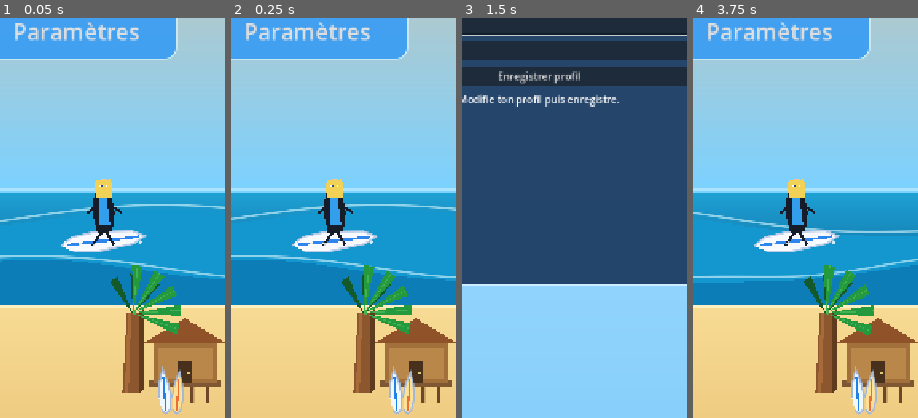
Above: before the commit, frames 1-4 (left to right).
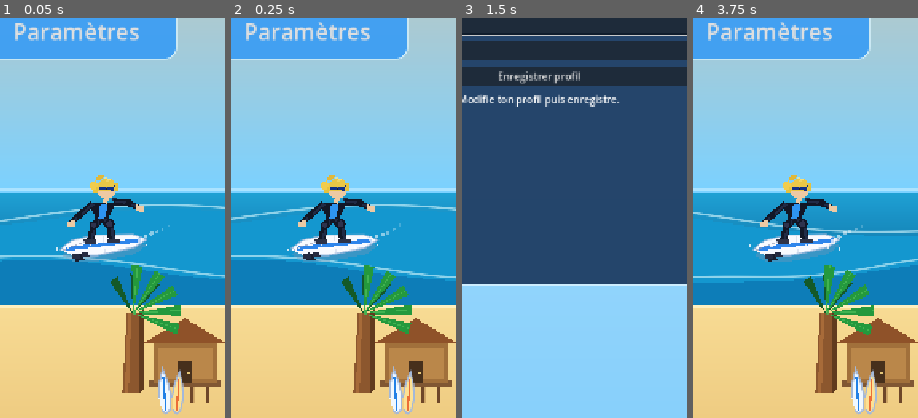
Above: after the commit, the same moments.

Repository: ClemL06/SurfGame
Game: Godot game, scene res://scenes/ui/MainMenu.tscn
The game is run twice, just before and just after one commit, with the same random seed, the same clock (stepped at 60 frames per second) and the same inputs.
Inputs (mouse positions are % of the whole screen's width and height, from its top left):
- Up to frame 1 (0.05 s): no input
- Up to frame 2 (0.25 s): no input
- Up to frame 3 (1.5 s): click (56, 61) at 0.5 s; click (50, 37) at 1.27 s; type "12" at 1.35 s
- Up to frame 4 (3.75 s): click "Surfeur Classique" at 2 s; click "Enregistrer profil" at 2.75 s; click "Retour Accueil" at 3.5 s
The pictures show only the part of the screen within x 33-83%, y 36-86%; the shares and areas given below are measured in that part.

The runs differ from the first frame. In frame 1, 3.4% of the frame differs, in the area x 24-76%, y 39-61%; in frame 2, 3.4%; in frame 3, nothing differs; in frame 4, 3.5%.

Commit message:
bonhomme

Diff:
--- a/nouveau-projet-de-jeu/scripts/ui/main_menu.gd
+++ b/nouveau-projet-de-jeu/scripts/ui/main_menu.gd
@@ -241,72 +241,225 @@
 	draw_polyline(foam, foam_color, 2.0, true)
 
 func _draw_home_surfer(center: Vector2, angle: float) -> void:
-	# Planche style gameplay.
+	var skin        := Color(0.93, 0.79, 0.64)
+	var wet_dark    := Color(0.07, 0.09, 0.15)
+	var wet_mid     := Color(0.13, 0.17, 0.27)
+	var wet_blue    := Color(0.18, 0.58, 0.95)
+	var t: float    = float(Time.get_ticks_msec()) * 0.001
+	var sc: float   = 0.74
+
+	# ── PLANCHE ─────────────────────────────────────────────────────────
+	var bc := center + Vector2(0.0, 44.0)
+
+	# Ombre portee sous la planche (rail bas).
+	draw_colored_polygon(_transform_points_local([
+		Vector2(-95.0, 6.0), Vector2(-70.0, -10.0), Vector2(-18.0, -16.0),
+		Vector2(65.0, -8.0),  Vector2(92.0, 6.0),   Vector2(65.0, 22.0),
+		Vector2(-18.0, 28.0), Vector2(-70.0, 22.0)
+	], bc + Vector2(0.0, 5.0), angle, sc), Color(0.50, 0.58, 0.70, 0.35))
+
+	# Surface de la planche.
 	var board := _transform_points_local([
-		Vector2(-95.0, 0.0),
-		Vector2(-70.0, -16.0),
-		Vector2(-18.0, -22.0),
-		Vector2(65.0, -14.0),
-		Vector2(92.0, 0.0),
-		Vector2(65.0, 14.0),
-		Vector2(-18.0, 22.0),
-		Vector2(-70.0, 16.0)
-	], center + Vector2(0.0, 38.0), angle, 0.72)
+		Vector2(-95.0, 0.0),  Vector2(-70.0, -16.0), Vector2(-18.0, -22.0),
+		Vector2(65.0, -14.0), Vector2(92.0, 0.0),    Vector2(65.0, 14.0),
+		Vector2(-18.0, 22.0), Vector2(-70.0, 16.0)
+	], bc, angle, sc)
 	draw_colored_polygon(board, Color(0.97, 0.98, 1.0))
-	draw_polyline(board, Color(0.73, 0.80, 0.90), 1.8, true)
-
-	var stripe := _transform_points_local([
-		Vector2(-82.0, -3.0),
-		Vector2(80.0, -3.0),
-		Vector2(80.0, 3.0),
-		Vector2(-82.0, 3.0)
-	], center + Vector2(0.0, 38.0), angle, 0.72)
-	draw_colored_polygon(stripe, Color(0.18, 0.52, 0.92))
-
-	var body_center := center + Vector2(0.0, 0.0)
-	var wetsuit_main := Color(0.09, 0.11, 0.16)
-	var wetsuit_panel := Color(0.20, 0.62, 0.92)
-	var skin := Color(0.93, 0.78, 0.64)
-
+	draw_polyline(board, Color(0.62, 0.72, 0.86, 0.75), 1.8, true)
+
+	# Rail highlight (bord superieur brillant).
+	draw_polyline(_transform_points_local([
+		Vector2(-90.0, -2.0), Vector2(-66.0, -14.0), Vector2(-14.0, -20.0),
+		Vector2(62.0, -12.0), Vector2(88.0, 0.0)
+	], bc, angle, sc), Color(1.0, 1.0, 1.0, 0.55), 2.4, false)
+
+	# Stringer (ligne centrale de fibre de verre).
+	var stg := _transform_points_local([Vector2(0.0, -21.0), Vector2(0.0, 20.0)], bc, angle, sc)
+	draw_line(stg[0], stg[1], Color(0.78, 0.82, 0.90, 0.55), 1.2)
+
+	# Stripe bleue.
 	draw_colored_polygon(_transform_points_local([
-		Vector2(-14.0, -38.0),
-		Vector2(12.0, -38.0),
-		Vector2(18.0, -7.0),
-		Vector2(12.0, 24.0),
-		Vector2(-12.0, 26.0),
-		Vector2(-18.0, -7.0)
-	], body_center, angle * 0.4, 1.0), wetsuit_main)
+		Vector2(-82.0, -4.0), Vector2(80.0, -4.0), Vector2(80.0, 4.0), Vector2(-82.0, 4.0)
+	], bc, angle, sc), Color(0.18, 0.52, 0.92))
+
+	# Thruster fins (setup 3 ailerons).
 	draw_colored_polygon(_transform_points_local([
-		Vector2(-6.0, -30.0),
-		Vector2(6.0, -30.0),
-		Vector2(9.0, 12.0),
-		Vector2(-9.0, 12.0)
-	], body_center, angle * 0.4, 1.0), wetsuit_panel)
-
-	draw_line(body_center + Vector2(-10.0, -18.0), body_center + Vector2(-28.0, -6.0), wetsuit_main, 4.0)
-	draw_line(body_center + Vector2(10.0, -18.0), body_center + Vector2(28.0, -8.0), wetsuit_main, 4.0)
-	draw_line(body_center + Vector2(-4.0, 24.0), body_center + Vector2(-18.0, 46.0), wetsuit_main, 4.4)
-	draw_line(body_center + Vector2(4.0, 24.0), body_center + Vector2(16.0, 45.0), wetsuit_main, 4.4)
-
-	var head := body_center + Vector2(0.0, -48.0)
-	draw_circle(head, 13.0, skin)
+		Vector2(-60.0, 14.0), Vector2(-50.0, 14.0), Vector2(-44.0, 29.0), Vector2(-66.0, 29.0)
+	], bc, angle, sc), Color(0.10, 0.12, 0.18))
 	draw_colored_polygon(_transform_points_local([
-		Vector2(-13.0, -10.0),
-		Vector2(10.0, -12.0),
-		Vector2(14.0, -3.0),
-		Vector2(13.0, 17.0),
-		Vector2(-12.0, 18.0),
-		Vector2(-16.0, 2.0)
-	], head, angle * 0.24, 1.0), Color(0.95, 0.82, 0.34))
-	draw_circle(head + Vector2(-4.5, -2.0), 1.8, Color(1, 1, 1))
-	draw_circle(head + Vector2(4.5, -2.0), 1.8, Color(1, 1, 1))
-	draw_circle(head + Vector2(-4.0, -1.6), 0.9, Color(0.15, 0.28, 0.55))
-	draw_circle(head + Vector2(5.0, -1.6), 0.9, Color(0.15, 0.28, 0.55))
-
+		Vector2(-69.0, 12.0), Vector2(-58.0, 12.0), Vector2(-54.0, 23.0), Vector2(-72.0, 23.0)
+	], bc, angle, sc), Color(0.15, 0.17, 0.25))
+	draw_colored_polygon(_transform_points_local([
+		Vector2(-48.0, 12.0), Vector2(-37.0, 12.0), Vector2(-34.0, 23.0), Vector2(-51.0, 23.0)
+	], bc, angle, sc), Color(0.15, 0.17, 0.25))
+
+	# Leash (cheville arriere -> queue).
+	var leash_tail := _transform_points_local([Vector2(-91.0, 2.0)], bc, angle, sc)[0]
+	draw_line(center + Vector2(-22.0, 36.0), leash_tail, Color(0.55, 0.58, 0.68, 0.65), 1.5)
+
+	# ── JAMBES (stance surf basse) ───────────────────────────────────────
+	var foot_back  := center + Vector2(-22.0, 37.0)
+	var foot_front := center + Vector2(13.0,  35.0)
+	var knee_back  := center + Vector2(-14.0, 13.0) + Vector2(angle * 16.0, 0.0)
+	var knee_front := center + Vector2(10.0,  11.0) + Vector2(angle * 9.0,  0.0)
+	var hip        := center + Vector2(-4.0,  2.0)
+
+	# Cuisse arriere.
+	draw_line(hip, knee_back, wet_dark, 13.0)
+	draw_line(hip + Vector2(2.0, 0.0), knee_back + Vector2(2.0, 0.0), wet_mid, 5.0)
+	# Mollet arriere.
+	draw_line(knee_back, foot_back, wet_dark, 11.0)
+	draw_line(knee_back + Vector2(2.0, 0.0), foot_back + Vector2(2.0, 0.0), wet_mid, 4.0)
+	# Genouillere arriere.
+	draw_circle(knee_back, 7.0, wet_dark)
+	draw_circle(knee_back, 4.0, Color(0.18, 0.20, 0.30))
+	# Chaussure arriere.
+	draw_colored_polygon(PackedVector2Array([
+		foot_back + Vector2(-10.0, 0.0), foot_back + Vector2(9.0, 0.0),
+		foot_back + Vector2(11.0,  7.0), foot_back + Vector2(-8.0, 7.0)
+	]), Color(0.18, 0.20, 0.28))
+
+	# Cuisse avant.
+	draw_line(hip, knee_front, wet_dark, 14.0)
+	draw_line(hip + Vector2(2.0, 0.0), knee_front + Vector2(2.0, 0.0), wet_mid, 6.0)
+	# Mollet avant.
+	draw_line(knee_front, foot_front, wet_dark, 12.0)
+	draw_line(knee_front + Vector2(2.0, 0.0), foot_front + Vector2(2.0, 0.0), wet_mid, 5.0)
+	# Genouillere avant.
+	draw_circle(knee_front, 8.0, wet_dark)
+	draw_circle(knee_front, 5.0, Color(0.18, 0.20, 0.30))
+	# Chaussure avant.
+	draw_colored_polygon(PackedVector2Array([
+		foot_front + Vector2(-8.0, 0.0), foot_front + Vector2(11.0, 0.0),
+		foot_front + Vector2(13.0, 7.0), foot_front + Vector2(-6.0, 7.0)
+	]), Color(0.18, 0.20, 0.28))
+
+	# ── TORSE ────────────────────────────────────────────────────────────
+	var sh_l := center + Vector2(-18.0, -22.0)
+	var sh_r := center + Vector2(16.0,  -24.0)
+	draw_colored_polygon(PackedVector2Array([
+		hip   + Vector2(-10.0,  0.0), hip   + Vector2(10.0,  0.0),
+		sh_r  + Vector2(  5.0,  0.0), sh_r,
+		sh_l,                         sh_l  + Vector2(-5.0,  0.0)
+	]), wet_dark)
+	# Panel zip central.
+	draw_colored_polygon(PackedVector2Array([
+		hip + Vector2(-5.0, 0.0), hip + Vector2(5.0, 0.0),
+		center + Vector2(6.0, -20.0), center + Vector2(-6.0, -20.0)
+	]), wet_blue)
+	# Highlight epaule droite.
+	draw_colored_polygon(PackedVector2Array([
+		sh_r, sh_r + Vector2(5.0, 0.0), sh_r + Vector2(3.0, -8.0), sh_r + Vector2(-4.0, -6.0)
+	]), wet_mid)
+
+	# ── BRAS ─────────────────────────────────────────────────────────────
+	# Bras arriere (gauche) - bras bas pour contrebalancer.
+	var el_l   := sh_l + Vector2(-22.0, 20.0)
+	var hand_l := el_l + Vector2(-14.0, 12.0)
+	draw_line(sh_l, el_l,   wet_dark, 10.0)
+	draw_line(sh_l + Vector2(1.0, 1.0), el_l + Vector2(1.0, 1.0), wet_mid, 4.0)
+	draw_line(el_l, hand_l, wet_dark,  9.0)
+	draw_line(el_l + Vector2(1.0, 0.0), hand_l + Vector2(1.0, 0.0), wet_mid, 3.5)
+	draw_circle(el_l, 5.5, wet_dark)
+	draw_colored_polygon(PackedVector2Array([
+		hand_l + Vector2(-6.0, -3.0), hand_l + Vector2(7.0, -4.0),
+		hand_l + Vector2(8.0,   5.0), hand_l + Vector2(-4.0, 6.0)
+	]), skin)
+
+	# Bras avant (droit) - tendu vers la vague.
+	var el_r   := sh_r + Vector2(24.0, 2.0)
+	var hand_r := el_r + Vector2(17.0, 8.0)
+	draw_line(sh_r, el_r,   wet_dark, 10.0)
+	draw_line(sh_r + Vector2(1.0, -1.0), el_r + Vector2(1.0, -1.0), wet_mid, 4.0)
+	draw_line(el_r, hand_r, wet_dark,  9.0)
+	draw_line(el_r + Vector2(1.0, 0.0), hand_r + Vector2(1.0, 0.0), wet_mid, 3.5)
+	draw_circle(el_r, 5.5, wet_dark)
+	draw_colored_polygon(PackedVector2Array([
+		hand_r + Vector2(-5.0, -6.0), hand_r + Vector2(8.0, -2.0),
+		hand_r + Vector2(6.0,   6.0), hand_r + Vector2(-6.0, 4.0)
+	]), skin)
+
+	# ── TETE + CASQUE + LUNETTES ─────────────────────────────────────────
+	var head := center + Vector2(4.0, -44.0)
+
+	# Cou.
+	draw_line(center + Vector2(1.0, -22.0), head + Vector2(0.0, 14.0), skin, 8.0)
+
+	# Visage.
+	draw_circle(head, 15.0, skin)
+
+	# Cheveux blonds (masse principale sur le crane).
+	draw_colored_polygon(PackedVector2Array([
+		head + Vector2(-15.0,  2.0),
+		head + Vector2(-13.0, -10.0),
+		head + Vector2( -6.0, -17.0),
+		head + Vector2(  0.0, -19.0),
+		head + Vector2(  8.0, -17.0),
+		head + Vector2( 14.0,  -8.0),
+		head + Vector2( 15.0,   2.0)
+	]), Color(0.92, 0.78, 0.28))
+	# Meches qui depassent sur les cotes (vent).
+	draw_colored_polygon(PackedVector2Array([
+		head + Vector2(-13.0, -8.0),
+		head + Vector2(-20.0, -4.0),
+		head + Vector2(-22.0,  4.0),
+		head + Vector2(-16.0,  6.0),
+		head + Vector2(-14.0,  2.0)
+	]), Color(0.90, 0.76, 0.24))
+	draw_colored_polygon(PackedVector2Array([
+		head + Vector2( 12.0, -10.0),
+		head + Vector2( 20.0,  -8.0),
+		head + Vector2( 18.0,   2.0),
+		head + Vector2( 14.0,   2.0)
+	]), Color(0.90, 0.76, 0.24))
+	# Meches dans le vent (vers l'arriere).
+	draw_colored_polygon(PackedVector2Array([
+		head + Vector2(-14.0, -6.0),
+		head + Vector2(-18.0, -14.0),
+		head + Vector2(-28.0, -10.0),
+		head + Vector2(-26.0,  -2.0),
+		head + Vector2(-18.0,   2.0)
+	]), Color(0.94, 0.80, 0.30))
+	draw_colored_polygon(PackedVector2Array([
+		head + Vector2( -8.0, -16.0),
+		head + Vector2( -4.0, -22.0),
+		head + Vector2( -14.0, -22.0),
+		head + Vector2( -18.0, -14.0)
+	]), Color(0.88, 0.72, 0.22))
+	# Reflets soleil sur les cheveux.
+	draw_line(head + Vector2(-5.0, -18.0), head + Vector2(6.0, -17.0), Color(1.0, 0.96, 0.68, 0.55), 2.5)
+	draw_line(head + Vector2(-2.0, -14.0), head + Vector2(8.0, -12.0), Color(1.0, 0.94, 0.60, 0.35), 1.5)
+
+	# Lunettes de surf (wrap-around miroir bleu).
+	draw_colored_polygon(PackedVector2Array([
+		head + Vector2(-13.0, -5.0), head + Vector2(13.0, -6.0),
+		head + Vector2(12.0,   2.0), head + Vector2(-12.0, 1.0)
+	]), Color(0.05, 0.06, 0.09, 0.90))
+	draw_colored_polygon(PackedVector2Array([
+		head + Vector2(-13.0, -5.0), head + Vector2(-1.0, -5.5),
+		head + Vector2(-1.0,   1.5), head + Vector2(-12.0, 1.0)
+	]), Color(0.06, 0.20, 0.58, 0.90))
+	draw_colored_polygon(PackedVector2Array([
+		head + Vector2(1.0,  -5.5), head + Vector2(13.0, -6.0),
+		head + Vector2(12.0,  2.0), head + Vector2( 1.0,  1.5)
+	]), Color(0.06, 0.20, 0.58, 0.90))
+	# Pont des lunettes.
+	draw_line(head + Vector2(-1.0, -3.0), head + Vector2(1.0, -3.0), Color(0.40, 0.42, 0.48), 2.0)
+	# Reflets lunettes.
+	draw_line(head + Vector2(-10.0, -4.0), head + Vector2(-5.0, -4.5), Color(1.0, 1.0, 1.0, 0.32), 1.5)
+	draw_line(head + Vector2(  5.0, -4.5), head + Vector2(10.0, -5.0), Color(1.0, 1.0, 1.0, 0.32), 1.5)
+
+	# ── SPRAY / ECLABOUSSURES ────────────────────────────────────────────
+	# Gouttelettes sous la planche.
+	for i in range(9):
+		var sx: float = -76.0 + float(i) * 18.0
+		var sy: float = sin(float(i) * 1.3 + t * 2.4) * 4.0
+		draw_circle(center + Vector2(sx, 48.0 + sy), 1.8 + sin(float(i) + t) * 0.6, Color(1.0, 1.0, 1.0, 0.80))
+	# Spray lateral (cote vague, bras avant).
 	for i in range(6):
-		var splash_x := -62.0 + float(i) * 24.0
-		var t: float = float(Time.get_ticks_msec()) * 0.002
-		draw_circle(center + Vector2(splash_x, 42.0 + sin(float(i) + t) * 2.0), 2.8, Color(1.0, 1.0, 1.0, 0.80))
+		var spx: float = 58.0 + float(i) * 9.0
+		var spy: float = 38.0 - float(i) * 5.0 + sin(float(i) * 1.1 + t * 3.2) * 2.5
+		draw_circle(center + Vector2(spx, spy), 4.0 - float(i) * 0.45, Color(1.0, 1.0, 1.0, 0.70 - float(i) * 0.10))
 
 func _on_play_pressed() -> void:
 	if not GameManager.has_account:
--- a/nouveau-projet-de-jeu/scripts/ui/shop_dressing.gd
+++ b/nouveau-projet-de-jeu/scripts/ui/shop_dressing.gd
@@ -39,7 +39,7 @@
 		draw_rect(Rect2(Vector2(0.0, plank_y), Vector2(size.x, 3.0)), Color(0.31, 0.21, 0.13, 0.34))
 
 	# Fenetre vue ocean.
-	var window_rect := Rect2(Vector2(size.x * 0.08, size.y * 0.10), Vector2(size.x * 0.34, size.y * 0.24))
+	var window_rect := Rect2(Vector2(size.x * 0.06, size.y * 0.08), Vector2(size.x * 0.38, size.y * 0.28))
 	var inner := Rect2(window_rect.position + Vector2(10.0, 10.0), window_rect.size - Vector2(20.0, 20.0))
 	var horizon_y: float = inner.position.y + inner.size.y * 0.42
 
